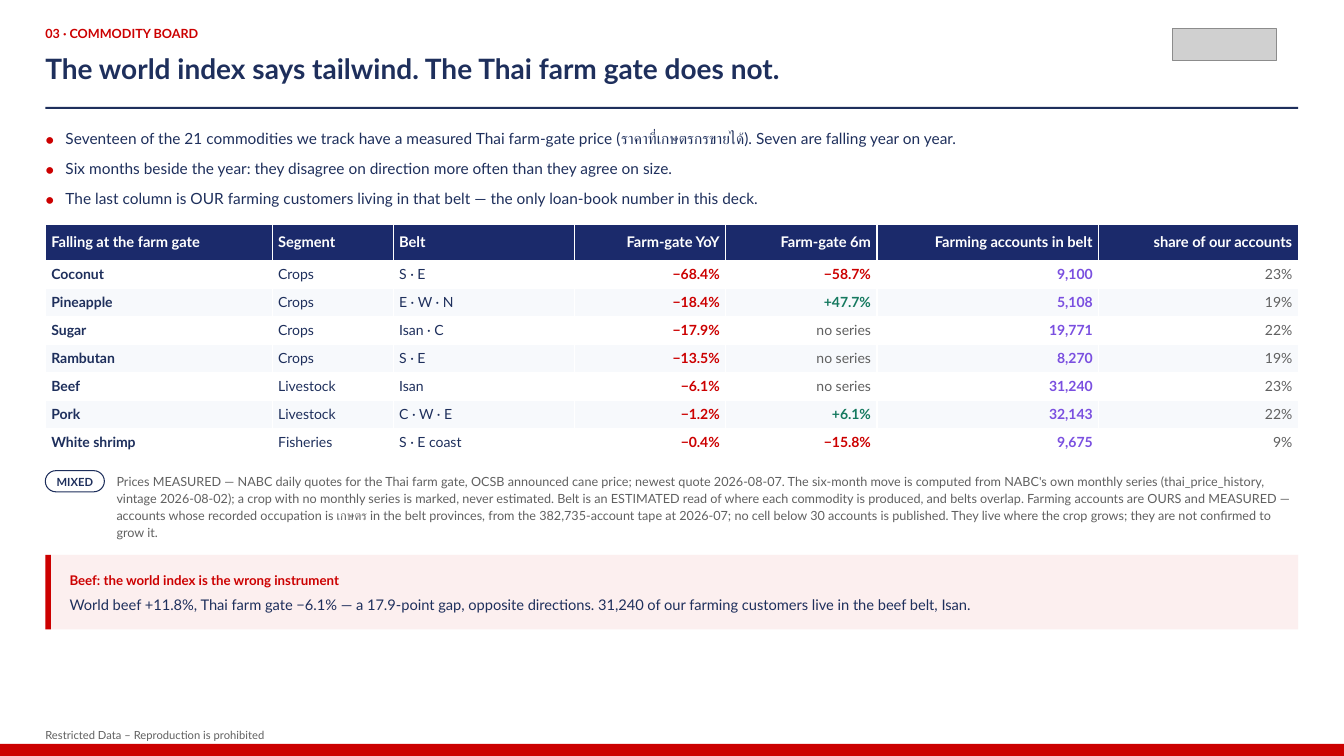
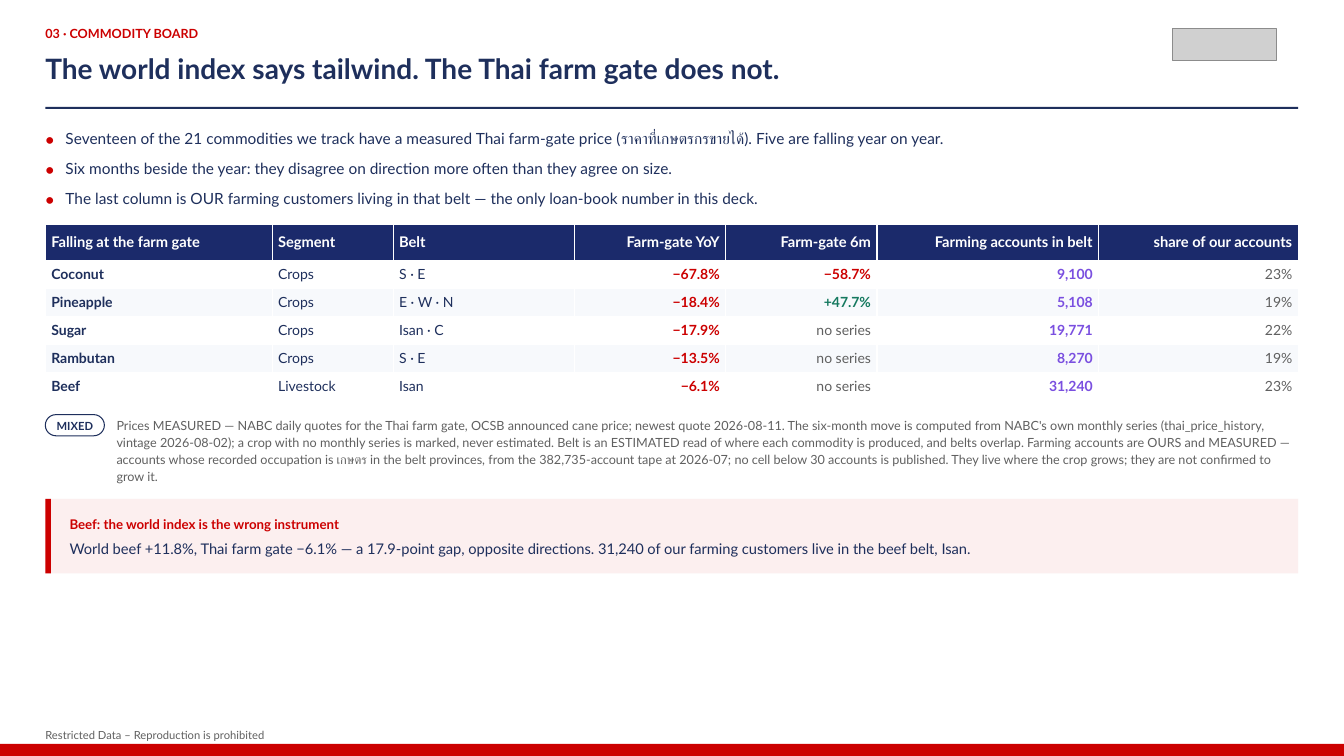
Before and after one commit to kaustavb2101/competitive-intel, a slide deck: slide 5 of docs/decks/mcom-2026-08-05-macro.pptx. Drawn at 1344x756 pixels with LibreOffice and Linux fonts; fonts in the diff are those of the drawing; grey boxes stand for pictures. Boxes give left, top, right and bottom in pixels: in the first picture for what was removed or moved away, otherwise in the second. Text is boxed around its words. In the diff, an @@ line names an element or a change of style, - is before the commit and + after.

```diff
--- a/docs/decks/mcom-2026-08-05-macro.pptx
+++ b/docs/decks/mcom-2026-08-05-macro.pptx
@@ text at [65,131,943,147]: text changed @@
-Seventeen of the 21 commodities we track have a measured Thai farm-gate price (ราคาที่เกษตรกรขายได้). Seven are falling year on year.
+Seventeen of the 21 commodities we track have a measured Thai farm-gate price (ราคาที่เกษตรกรขายได้). Five are falling year on year.
@@ table at [45,224,1299,400] @@
-row 2, column 4: −68.4%
+row 2, column 4: −67.8%
-row 7: Pork | Livestock | C · W · E | −1.2% | +6.1% | 32,143 | 22%
-row 8: White shrimp | Fisheries | S · E coast | −0.4% | −15.8% | 9,675 | 9%
@@ 3 texts, 2 rectangles, 1 rounded rectangle: place and size @@
-3 texts, 2 rectangles, 1 rounded rectangle at [45,471,1299,629]
+3 texts, 2 rectangles, 1 rounded rectangle at [45,414,1299,574]
@@ text at [117,420,1276,484]: text changed @@
-Prices MEASURED — NABC daily quotes for the Thai farm gate, OCSB announced cane price; newest quote 2026-08-07. The six-month move is computed from NABC's own monthly series (thai_price_history, vintage 2026-08-02); a crop with no monthly series is marked, never estimated. Belt is an ESTIMATED read of where each commodity is produced, and belts overlap. Farming accounts are OURS and MEASURED — accounts whose recorded occupation is เกษตร in the belt provinces, from the 382,735-account tape at 2026-07; no cell below 30 accounts is published. They live where the crop grows; they are not confirmed to grow it.
+Prices MEASURED — NABC daily quotes for the Thai farm gate, OCSB announced cane price; newest quote 2026-08-11. The six-month move is computed from NABC's own monthly series (thai_price_history, vintage 2026-08-02); a crop with no monthly series is marked, never estimated. Belt is an ESTIMATED read of where each commodity is produced, and belts overlap. Farming accounts are OURS and MEASURED — accounts whose recorded occupation is เกษตร in the belt provinces, from the 382,735-account tape at 2026-07; no cell below 30 accounts is published. They live where the crop grows; they are not confirmed to grow it.
```
Also in this commit, not shown: 6 other slides changed, 1 other file.
